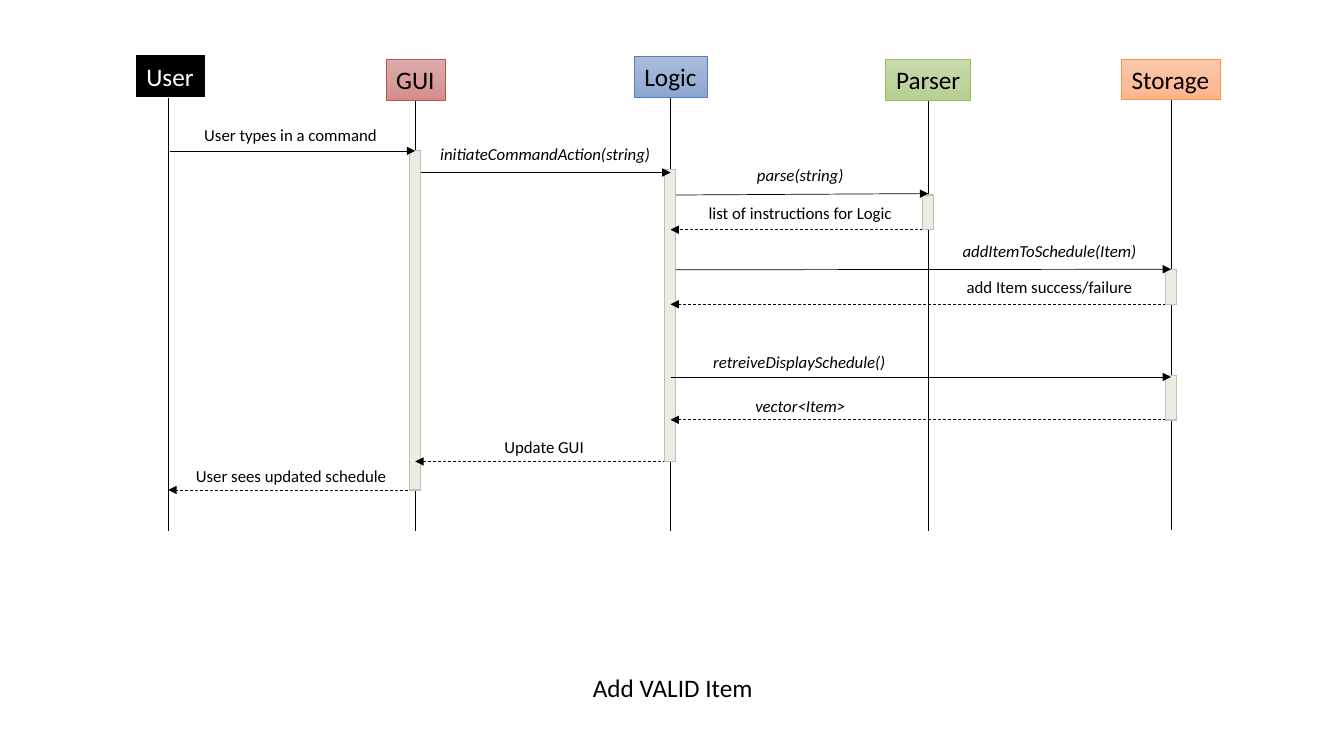
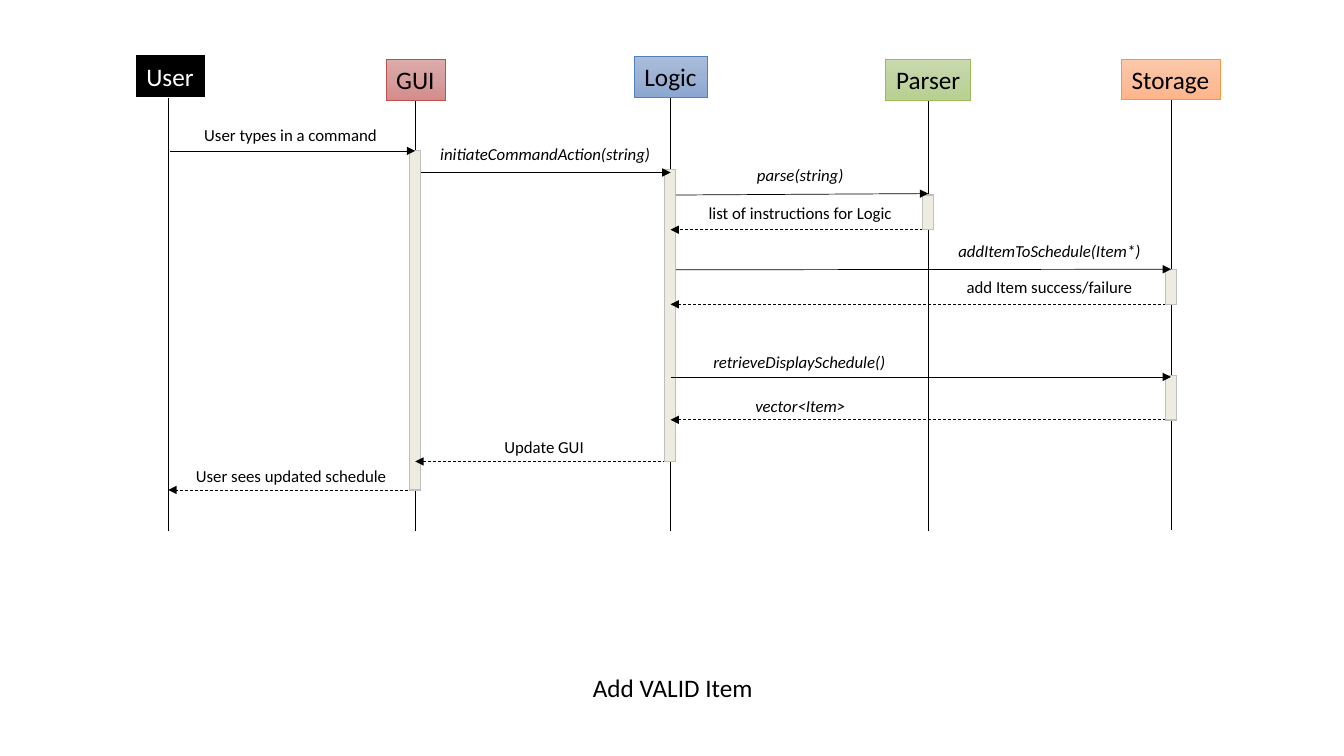
Before and after one commit to cs2103jan2015-f10-2c/main, a slide deck: slide 4 of iPlanner Documentation/[V0.5]/Sequence Diagrams.pptx. Drawn at 1344x756 pixels with LibreOffice and Linux fonts; fonts in the diff are those of the drawing. Boxes give left, top, right and bottom in pixels: in the first picture for what was removed or moved away, otherwise in the second. Text is boxed around its words. In the diff, an @@ line names an element or a change of style, - is before the commit and + after.

```diff
--- a/iPlanner Documentation/[V0.5]/Sequence Diagrams.pptx
+++ b/iPlanner Documentation/[V0.5]/Sequence Diagrams.pptx
@@ text at box(958, 245, 1140, 259): text changed @@
-addItemToSchedule(Item)
+addItemToSchedule(Item*)
@@ text at box(713, 356, 885, 371): text changed @@
-retreiveDisplaySchedule()
+retrieveDisplaySchedule()
```
Also in this commit, not shown: 1 other slide changed, 6 slides added, 3 slides removed, 3 other files.
